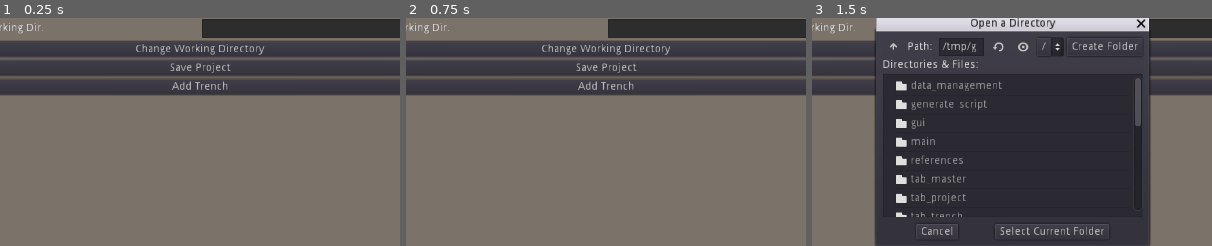
Above: before the commit, frames 1-3 (left to right).
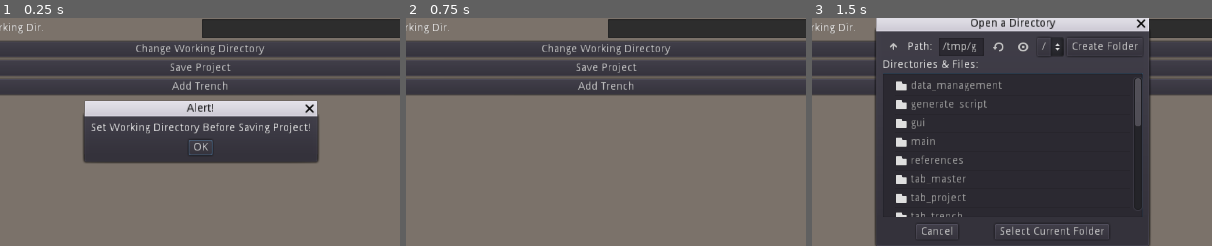
Above: after the commit, the same moments.

Repository: cypher31/trench_logger_plus
Game: Godot game, scene res://main/main.tscn
Same seed, same stepped clock (60 frames per second), same inputs: the game is played once before the commit and once after it. The engine's default icon, where the game draws it, is replaced by a stand-in: a white triangle on a blue panel in a dark square.
Inputs (mouse positions are % of the whole screen's width and height, from its top left):
- Up to frame 1 (0.25 s): no input
- Up to frame 2 (0.75 s): click (73, 10) at 0.52 s; type "Alex" at 0.6 s
- Up to frame 3 (1.5 s): click (73, 15) at 0.75 s; type "Alex" at 0.83 s; click (73, 20) at 0.98 s; type "Alex" at 1.07 s; click "Change Working Directory" at 1.25 s
The pictures show only the part of the screen within x 25-75%, y 22-72%; the shares and areas given below are measured in that part.

The runs differ from the first frame. In frame 1, 16% of the frame differs, in the area x 20-80%, y 36-64%; in frame 2, nothing differs; in frame 3, nothing differs.
Error before the commit: Parse Error: The method "generate_script" isn't declared in the current class. (res://tab_trench/tab_trench.gd:64)

Commit message:
Start script generator
*Set up dictionaries that will hold data
*Send data to script generator
*Start formatting data into lines for lisp

Diff:
--- a/data_management/data_management.gd
+++ b/data_management/data_management.gd
@@ -48,5 +48,5 @@
 		save_project.store_line(to_json(data_trench))
 		save_project.close()
 	else: #throw error - call popup
-		get_tree().get_root().get_node("main/gui/set_working_dir_warning").popup_centered()
+		get_tree().get_root().get_node("main/PanelContainer/gui/set_working_dir_warning").popup_centered()
 	return
--- a/generate_script/generate_script.gd
+++ b/generate_script/generate_script.gd
@@ -8,6 +8,56 @@
 func _ready():
 	pass # Replace with function body.
 
-# Called every frame. 'delta' is the elapsed time since the previous frame.
-#func _process(delta):
-#	pass
+func new_script(trench_specific_data, trench_row_data):
+	data_management.save_data() #save data before creating script
+	data_management.emit_signal("save_project")
+
+	var date = OS.get_date()
+	var date_formatted = str(date["month"]) + "/" + str(date["day"]) + "/" + str(date["year"])
+	var script_dict : Dictionary = {} #script dictionary
+
+	var trench_number = trench_specific_data["trench_number"]
+
+	script_dict[script_dict.size() + 1] = "; created " + date_formatted #key denotes the line number
+	script_dict[script_dict.size() + 1] = "(setq oldosmode (getvar \"OSMODE\"))"
+	script_dict[script_dict.size() + 1] = "OSMODE 0"
+	script_dict[script_dict.size() + 1] = "SNAP OFF"
+	script_dict[script_dict.size() + 1] = "-layout delete %s" % trench_number
+	script_dict[script_dict.size() + 1] = "layout s master"
+	script_dict[script_dict.size() + 1] = "-layout c master %s" % trench_number
+	script_dict[script_dict.size() + 1] = "layout s %s" % trench_number
+	script_dict[script_dict.size() + 1] = "clayer 0"
+	script_dict[script_dict.size() + 1] = "-Insert"
+	script_dict[script_dict.size() + 1] = "tlog"
+	script_dict[script_dict.size() + 1] = "0,0"
+	script_dict[script_dict.size() + 1] = "1"
+	script_dict[script_dict.size() + 1] = "1"
+	script_dict[script_dict.size() + 1] = "0"
+	script_dict[script_dict.size() + 1] = "Project Name: %s" % data_management.project_name
+	script_dict[script_dict.size() + 1] = "Project Number: %s" % data_management.project_number
+	script_dict[script_dict.size() + 1] = "Equipment: %s" % trench_specific_data["trench_equipment"]
+	script_dict[script_dict.size() + 1] = "Logged By: %s" % trench_specific_data["trench_logged_by"]
+	script_dict[script_dict.size() + 1] = "Date: %s" % date_formatted
+	script_dict[script_dict.size() + 1] = "Location: %s" % trench_specific_data["trench_location"]
+	script_dict[script_dict.size() + 1] = "Trench No.: %s" % trench_specific_data["trench_number"]
+	script_dict[script_dict.size() + 1] = "scale: 1in = %s ft" % trench_specific_data["trench_scale"]
+	script_dict[script_dict.size() + 1] = "Elevation: %s' MSL" % trench_specific_data["trench_elevation"]
+	script_dict[script_dict.size() + 1] = "Surface Slope: %s deg." % trench_specific_data["trench_slope"]
+	script_dict[script_dict.size() + 1] = "Trend: %s" % trench_specific_data["trench_trend"]
+	script_dict[script_dict.size() + 1] = "ucs m .2,.2" #something funky was up with this when messing at the office
+
+	#reference
+#	trench_project_dict["trench_date"] = trench_date
+#	trench_project_dict["trench_number"] = trench_number
+#	trench_project_dict["trench_location"] = trench_location
+#	trench_project_dict["trench_logged_by"] = trench_logged_by
+#	trench_project_dict["trench_equipment"] = trench_equipment
+#	trench_project_dict["trench_total_depth"] = trench_total_depth
+#	trench_project_dict["trench_elevation"] = trench_elevation
+#	trench_project_dict["trench_groundwater"] = trench_groundwater
+#	trench_project_dict["trench_scale"] = trench_scale
+#	trench_project_dict["trench_slope"] = trench_slope
+#	trench_project_dict["trench_trend"] = trench_trend
+
+	print(script_dict)
+	return
--- a/gui/gui.gd
+++ b/gui/gui.gd
@@ -26,339 +26,26 @@
 func _ready():
 	utility.output_node = $output
 
-#	$mc/hbox/vbox/button_run.connect("button_up", self, "get_data") # connect button to function
-#	$mc/hbox/vbox/button_run.connect("button_up", self, "send_data_to_visualize")
+	#for data management
+	data_management.connect("save_project", self, "save_data")
+#
+	project_name = $mc/hbox/vbox/tab_cont/Project/tab_master/vbox/mc/vbox/input_proj_name/user_input
+	project_number = $mc/hbox/vbox/tab_cont/Project/tab_master/vbox/mc/vbox/input_proj_number/user_input
+	user_initials = $mc/hbox/vbox/tab_cont/Project/tab_master/vbox/mc/vbox/input_user_initials/user_input
+	working_dir = $mc/hbox/vbox/tab_cont/Project/tab_master/vbox/mc/vbox/input_working_directory/user_input
 
-
-	#for data management
-#	data_management.connect("save_project", self, "save_data")
-#
-#	project_name = $mc/hbox/vbox/tab_cont/Project/tab_master/vbox/mc/vbox/input_proj_name/user_input
-#	project_number = $mc/hbox/vbox/tab_cont/Project/tab_master/vbox/mc/vbox/input_proj_number/user_input
-#	user_initials = $mc/hbox/vbox/tab_cont/Project/tab_master/vbox/mc/vbox/input_user_initials/user_input
-#	working_dir = $mc/hbox/vbox/tab_cont/Project/tab_master/vbox/mc/vbox/input_working_directory/user_input
-#	load_width = $mc/hbox/vbox/tab_cont/Loading/tab_master/vbox/mc/vbox/input_load_size_width/user_input
-#	load_length = $mc/hbox/vbox/tab_cont/Loading/tab_master/vbox/mc/vbox/input_load_size_length/user_input
-#	pressure = $mc/hbox/vbox/tab_cont/Loading/tab_master/vbox/mc/vbox/input_intensity/user_input
-#	x_loc = $mc/hbox/vbox/tab_cont/Loading/tab_master/vbox/mc/vbox/input_locationX/user_input
-#	y_loc = $mc/hbox/vbox/tab_cont/Loading/tab_master/vbox/mc/vbox/input_locationY/user_input
-#	resolution = $mc/hbox/vbox/tab_cont/Loading/tab_master/vbox/mc/vbox/input_resolution/user_input
-#	wall_height = $mc/hbox/vbox/tab_cont/Wall/tab_master/vbox/mc/vbox/input_height/user_input
-#	wall_resolution = $mc/hbox/vbox/tab_cont/Wall/tab_master/vbox/mc/vbox/input_resolution/user_input
-#	poissons = $mc/hbox/vbox/tab_cont/Soil/tab_master/vbox/mc/vbox/input_poisson/user_input
-#
-#	$mc/hbox/vbox/tab_cont/Project.connect("units_changed", self, "update_units")
-#
-#	get_tree().set_debug_collisions_hint(true)
+	save_data()
 	pass # Replace with function body.
-
-func get_data():
-	var load_data = $mc/hbox/vbox/tab_cont/Loading.get_data() # run get data function at loading node
-	var wall_data = $mc/hbox/vbox/tab_cont/Wall.get_data() # run get data function at wall node
-	var soil_data = $mc/hbox/vbox/tab_cont/Soil.get_data() # run get data function at soil node
-
-	data["load_data"] = load_data #add load data to dictionary
-	data["wall_data"] = wall_data #add wall data to dictionary
-	data["soil_data"] = soil_data #add soil data to dictionary
-	run_analysis(data)
-	pass
-
-func run_analysis(data): #need to add data type checks
-	var resultant : float = 0.0 # : float sets variable type
-	var y_bar : float = 0.0 # set type
-
-	var load_type : String = data["load_data"]["input_type"].to_lower()
-	var load_intensity : float= data["load_data"]["input_intensity"].to_float()
-	var load_location_x : float= data["load_data"]["input_locationX"].to_float() # distance to face of load (or center or point load)
-	var load_location_y : float = data["load_data"]["input_locationY"].to_float() # distance load is "off center" from point of interest on wall
-
-	#load area variables
-	var load_width : float = data["load_data"]["input_load_size_width"].to_float()
-	var load_length : float = data["load_data"]["input_load_size_length"].to_float()
-	var load_resolution : int = data["load_data"]["input_resolution"].to_float()
-
-	var wall_height : float = data["wall_data"]["input_height"].to_float()
-	var wall_resolution : float = data["wall_data"]["input_resolution"].to_float() # number of resultants along the wall to calculate
-	var wall_unit_height : float = wall_height / wall_resolution # unit length along wall : based on resolution
-
-	var soil_poisson : float = data["soil_data"]["input_poisson"].to_float()
-
-	var z : float = float(wall_unit_height) # analysis location along wall height
-
-	#analysis logic
-	if load_type == "point": # logic if user has selected a point load type
-		var resultants = calculate_point_resultant(load_intensity, load_location_x, load_location_y, wall_height, wall_resolution, wall_unit_height, z, soil_poisson)
-
-		var resultant_net = calculate_point_area(resultants)
-		var y_bar_calc = calculate_point_y_bar(resultants)
-
-		resultant = resultant_net[0]
-		y_bar = y_bar_calc
-
-		output_results(resultant, y_bar)
-		pass
-
-	if load_type == "area": # logic if an area load is selected
-		var unit_load_locations : Array = []
-
-		var dx : float = 0.0 # how much to tick position in x direction when moving to next row
-		var dy : float = 0.0 # how much to tick position in y direction when moving to next unit_load
-
-		#calculate number of unit loads
-		var unit_load_count : int = pow(load_resolution, 2)
-
-		#calculate unit area dimensions
-		var load_unit_width : float = load_width / load_resolution
-		var load_unit_length : float = load_length / load_resolution
-
-		dx = load_unit_width
-		dy = load_unit_length
-
-		var first_unit_load_position : Vector2 = Vector2(load_location_y, load_location_x) - Vector2(load_length / 2, 0) + Vector2(dy / 2,dx / 2)
-		var current_unit_load_position : Vector2 = first_unit_load_position # center of the unit_load
-		var next_unit_load_position : Vector2 = Vector2()
-
-		#calculate unit area intensity (point load)
-		load_intensity = load_intensity * load_unit_width * load_unit_length
-
-		#calculate load_intensity positions
-		for i in range(0, unit_load_count):
-			var position : Vector2 = current_unit_load_position
-
-			#append current position
-			unit_load_locations.append(position)
-
-			#get next position
-			if (int(i) % int(load_resolution - 1)) != 0 or i == 0:
-				next_unit_load_position = current_unit_load_position + Vector2(dy, 0)
-			elif (int(i) % int(load_resolution - 1)) == 0 && i != 0:
-				next_unit_load_position = Vector2(first_unit_load_position.x, current_unit_load_position.y + dx)
-				pass
-
-			current_unit_load_position = next_unit_load_position
-		pass
-
-		var answer : Array = [] # holds results from calculations
-		var resultant_array : Array = []
-		var y_bar_array : Array = []
-
-		for location in unit_load_locations:
-			load_location_x = location.y
-			load_location_y = location.x
-#
-			var resultants = calculate_point_resultant(load_intensity, load_location_x, load_location_y, wall_height, wall_resolution, wall_unit_height, z, soil_poisson)
-
-			for item in resultants:
-				resultant_array.append(item)
-				pass
-			pass
-
-		var resultant_net = calculate_point_area(resultant_array)
-
-		var y_bar_calc = calculate_point_y_bar(resultant_net[1])
-
-		output_results(resultant_net[0], y_bar_calc)
-		pass
-	pass
-
-func calculate_point_resultant(load_intensity, load_location_x, load_location_y, wall_height, wall_resolution, wall_unit_height, z, soil_poisson):
-	var resultant : float = 0.0 # : float sets variable type
-	var resultants = [] # holds calculated resultants
-
-	while z <= wall_height: # while z is less than the total wall height
-		var r : float = sqrt(pow(load_location_x,2) + pow(load_location_y,2)) # distance from z to wall face
-		var R : float = sqrt(pow(z,2) + pow(r,2)) # R variable from Bowles book
-		var p : float = 0.0 # resultant holder
-
-		var factor1 = load_intensity / (2 * PI) # first factor of general equation
-		var factor2 = (3 * pow(r,2) * z) / pow(R,5) # second factor of general equation
-		var factor3 = (1 - 2 * soil_poisson) / (R*(R+z)) # third factor of general equation
-
-		p =  factor1 * (factor2 - factor3) # calculate sigma r (general equation)
-
-#		if z < 2.5: #for hand calc checking, set this value for the depth you are calculating
-#			print("NEW RUN~~~~~~~~~~~~~~~~~~~~~~~~~~~~~~")
-#			print(load_location_x)
-#			print(load_location_y)
-#			print(r)
-#			print(z)
-#			print(R)
-#			print(factor1)
-#			print(factor2)
-#			print(factor3)
-#			print(p)
-
-		resultants.append([p, z]) # add data for this depth point to resultant array
-		z += wall_unit_height # increment z by the unit wall length
-		pass
-
-	var load_type : String = data["load_data"]["input_type"].to_lower()
-
-	return resultants
-
-
-func calculate_point_area(r): # calculate the area beneath the trapezoid generated by connecting resultant ends
-							# method of trapezoids
-	var load_type : String = data["load_data"]["input_type"].to_lower()
-	var wall_height : float = data["wall_data"]["input_height"].to_float()
-
-	var i : int = 0
-	var resultant_row_dict : Dictionary = {}
-	var resultant_rows_summed : Array = []
-
-	for resultant in r:
-		if resultant_row_dict.has(str(resultant[1])):
-			resultant_row_dict[str(resultant[1])].append(resultant[0])
-		else:
-			resultant_row_dict[str(resultant[1])] = [resultant[0]]
-		pass
-
-	var resultant_row_sum_array : Array = []
-
-	for key in resultant_row_dict:
-		var resultants_sum : float = 0.0
-		for resultant in resultant_row_dict[key]:
-			resultants_sum += resultant
-			pass
-		resultant_row_sum_array.append(resultants_sum)
-		pass
-
-	var a = 0 # assume top of wall sees no load
-	var b = wall_height # height of wall
-	var n = resultant_row_sum_array.size() # total number of points along wall to calculate
-
-	var factor1 = (b - a) / (2 * n) # (b - a) / 2 * n : is the first factor of area of sequential trapezoids
-
-	var area_sum : float = 0.0  #sum of 2 * y # : series of trapezoids method
-
-	for i in resultant_row_sum_array:
-		if i != resultant_row_sum_array.back():
-			area_sum += 2 * i
-		else:
-			area_sum += i
-		pass
-
-	var total_area : float = factor1 * area_sum
-
-	data_to_send = resultant_row_sum_array
-
-	return [total_area, resultant_row_dict]
-
-func calculate_point_y_bar(r):
-	var resultants_parsed : Array = []
-
-	if typeof(r) == TYPE_DICTIONARY:
-		for key in r:
-			var resultants_sum : float = 0.0
-			for resultant in r[key]:
-				resultants_sum += resultant
-				pass
-			resultants_parsed.append([resultants_sum, float(key)])
-			pass
-	elif typeof(r) == TYPE_ARRAY:
-		resultants_parsed = r
-		pass
-
-	r = resultants_parsed
-
-	var centroid : Vector2 = Vector2(0,0) #centroid of load
-	var signed_area : float = 0.0
-
-	var x0 : float = 0.0 #current vertex
-	var y0 : float = 0.0 #current vertex
-	var x1 : float = 0.0 #next vertex
-	var y1 : float = 0.0 #next vertex
-	var a : float = 0.0 #partial signed area
-
-	var i : int = 0
-	#for all verticies except last
-	for j in range(0, r.size()-1):
-		x0 = r[j][1]
-		y0 = r[j][0]
-		x1 = r[j+1][1]
-		y1 = r[j+1][0]
-
-		signed_area += a
-		a = x0*y1 - x1*y0
-		centroid.x += (x0 + x1) * a
-		centroid.y += (y0 + y1) * a
-
-		i += 1
-		pass
-
-	x0 = r[i][1]
-	y0 = r[i][0]
-	x1 = r[0][1]
-	y1 = r[0][0]
-
-	a = x0*y1 - x1*y0
-	signed_area *= 0.5
-
-	centroid.x /= (signed_area * 6.0)
-	centroid.y /= (signed_area * 6.0)
-
-	return centroid[0]
-
-func output_results(resultant, y_bar):
-	$mc/hbox/vbox/output.set_text(str("R = " + str(resultant) + " " + force + "\ny_bar = " + str(y_bar) + " " + distance + " : from top of wall")) # output solution to program console
-	pass
-
-
-func send_data_to_visualize():
-	var data : Array = data_to_send
-
-	$mc/hbox/vbox2/scene_visualize_loads/Panel.set_data(data)
-	pass
-
 
 func save_data():
 	data_management.project_name = project_name.get_text()
-	data_management.dictionary_save["project_name"] = data_management.project_name
+	data_management.dictionary_project_data["project_name"] = data_management.project_name
 	data_management.project_number = project_number.get_text()
-	data_management.dictionary_save["project_number"] = data_management.project_number
+	data_management.dictionary_project_data["project_number"] = data_management.project_number
 	data_management.user_initials = user_initials.get_text()
-	data_management.dictionary_save["user_initials"] = data_management.user_initials
+	data_management.dictionary_project_data["user_initials"] = data_management.user_initials
 	data_management.working_dir = working_dir.get_text()
-	data_management.dictionary_save["working_dir"] = data_management.working_dir
-	data_management.load_width = load_width.get_text()
-	data_management.dictionary_save["load_width"] = data_management.load_width
-	data_management.load_length = load_length.get_text()
-	data_management.dictionary_save["load_length"] = data_management.load_length
-	data_management.pressure = pressure.get_text()
-	data_management.dictionary_save["pressure"] = data_management.pressure
-	data_management.x_loc = x_loc.get_text()
-	data_management.dictionary_save["x_loc"] = data_management.x_loc
-	data_management.y_loc = y_loc.get_text()
-	data_management.dictionary_save["y_loc"] = data_management.y_loc
-	data_management.resolution = resolution.get_text()
-	data_management.dictionary_save["resolution"] = data_management.resolution
-	data_management.wall_height = wall_height.get_text()
-	data_management.dictionary_save["wall_height"] = data_management.wall_height
-	data_management.wall_resolution = wall_resolution.get_text()
-	data_management.dictionary_save["wall_resolution"] = data_management.wall_resolution
-	data_management.poissons = poissons.get_text()
-	data_management.dictionary_save["poissons"] = data_management.poissons
-
+	data_management.dictionary_project_data["working_dir"] = data_management.working_dir
+	print(project_name.get_text())
 	data_management.save_data()
 	pass
-
-
-func update_units():
-	#change units depending on what is currently set
-	if distance == "ft":
-		distance = "m"
-		pressure_unit = "kN/m^2"
-		force = "kN/m"
-	else:
-		distance = "ft"
-		pressure_unit = "psf"
-		force = "lb/ft"
-
-	$mc/hbox/vbox/tab_cont/Loading/tab_master/vbox/mc/vbox/input_load_size_width/input_units.set_text(distance)
-	$mc/hbox/vbox/tab_cont/Loading/tab_master/vbox/mc/vbox/input_load_size_length/input_units.set_text(distance)
-	$mc/hbox/vbox/tab_cont/Loading/tab_master/vbox/mc/vbox/input_intensity/input_units.set_text(pressure_unit)
-	$mc/hbox/vbox/tab_cont/Loading/tab_master/vbox/mc/vbox/input_locationX/input_units.set_text(distance)
-	$mc/hbox/vbox/tab_cont/Loading/tab_master/vbox/mc/vbox/input_locationY/input_units.set_text(distance)
-	$mc/hbox/vbox/tab_cont/Wall/tab_master/vbox/mc/vbox/input_height/input_units.set_text(distance)
-
-	pass
--- a/gui/gui.tscn
+++ b/gui/gui.tscn
@@ -42,7 +42,6 @@
 tab_align = 0
 
 [node name="Project" parent="mc/hbox/vbox/tab_cont" instance=ExtResource( 2 )]
-editor/display_folded = true
 anchor_right = 1.0
 margin_top = 24.0
 margin_right = 0.0
@@ -66,6 +65,14 @@
 rect_min_size = Vector2( 0, 0 )
 
 [node name="input_proj_number" parent="mc/hbox/vbox/tab_cont/Project/tab_master/vbox/mc/vbox" index="0"]
+editor/display_folded = false
+margin_right = 952.0
+
+[node name="input_label" parent="mc/hbox/vbox/tab_cont/Project/tab_master/vbox/mc/vbox/input_proj_number" index="0"]
+margin_right = 474.0
+
+[node name="user_input" parent="mc/hbox/vbox/tab_cont/Project/tab_master/vbox/mc/vbox/input_proj_number" index="1"]
+margin_left = 478.0
 margin_right = 952.0
 
 [node name="input_proj_name" parent="mc/hbox/vbox/tab_cont/Project/tab_master/vbox/mc/vbox" index="1"]
@@ -74,22 +81,20 @@
 [node name="input_user_initials" parent="mc/hbox/vbox/tab_cont/Project/tab_master/vbox/mc/vbox" index="2"]
 margin_right = 952.0
 
-[node name="input_proj_units" parent="mc/hbox/vbox/tab_cont/Project/tab_master/vbox/mc/vbox" index="3"]
+[node name="input_working_directory" parent="mc/hbox/vbox/tab_cont/Project/tab_master/vbox/mc/vbox" index="3"]
 margin_right = 952.0
 
-[node name="input_working_directory" parent="mc/hbox/vbox/tab_cont/Project/tab_master/vbox/mc/vbox" index="4"]
+[node name="button_working_dir" parent="mc/hbox/vbox/tab_cont/Project/tab_master/vbox/mc/vbox" index="4"]
 margin_right = 952.0
 
-[node name="button_working_dir" parent="mc/hbox/vbox/tab_cont/Project/tab_master/vbox/mc/vbox" index="5"]
+[node name="button_save_data" parent="mc/hbox/vbox/tab_cont/Project/tab_master/vbox/mc/vbox" index="5"]
 margin_right = 952.0
 
-[node name="button_save_data" parent="mc/hbox/vbox/tab_cont/Project/tab_master/vbox/mc/vbox" index="6"]
-margin_right = 952.0
-
-[node name="button_add_trench" parent="mc/hbox/vbox/tab_cont/Project/tab_master/vbox/mc/vbox" index="7"]
+[node name="button_add_trench" parent="mc/hbox/vbox/tab_cont/Project/tab_master/vbox/mc/vbox" index="6"]
 margin_right = 952.0
 
 [node name="TP-1" parent="mc/hbox/vbox/tab_cont" instance=ExtResource( 3 )]
+editor/display_folded = true
 visible = false
 margin_top = 24.0
 margin_right = 0.0
@@ -117,6 +122,8 @@
 
 [editable path="mc/hbox/vbox/tab_cont/Project/tab_master"]
 
+[editable path="mc/hbox/vbox/tab_cont/Project/tab_master/vbox/mc/vbox/input_proj_number"]
+
 [editable path="mc/hbox/vbox/tab_cont/TP-1"]
 
 [editable path="mc/hbox/vbox/tab_cont/TP-1/tab_master"]
--- a/main/main.tscn
+++ b/main/main.tscn
@@ -24,4 +24,7 @@
 margin_right = 1031.0
 margin_bottom = 607.0
 
+[node name="mc" parent="PanelContainer/gui" index="0"]
+editor/display_folded = true
+
 [editable path="PanelContainer/gui"]
--- a/project.godot
+++ b/project.godot
@@ -23,6 +23,7 @@
 
 utility="*res://utility.gd"
 data_management="*res://data_management/data_management.gd"
+generate_script="*res://generate_script/generate_script.gd"
 
 [display]
 
--- a/tab_trench/tab_trench.gd
+++ b/tab_trench/tab_trench.gd
@@ -15,14 +15,15 @@
 var trench_trend : String
 var trench_row_data : Dictionary
 
-var trench_dict : Dictionary = {
-
-	}
+var trench_project_dict : Dictionary = {}
+var trench_dict : Dictionary = {}
 
 # Called when the node enters the scene tree for the first time.
 func _ready():
 	$tab_master/vbox/mc/vbox/button_add_row.connect("button_up", self, "add_row")
 	$tab_master/vbox/mc/vbox/trench_descriptions/vbox_right/button_script.connect("button_up", self, "new_script")
+
+	$tab_master/vbox/mc/vbox/trench_descriptions/vbox_left/user_input_trench_number/user_input.set_text(get_name())
 	pass # Replace with function body.
 
 func add_row():
@@ -43,6 +44,18 @@
 	trench_slope = $tab_master/vbox/mc/vbox/trench_descriptions/vbox_right/user_input_slope/user_input.get_text()
 	trench_trend = $tab_master/vbox/mc/vbox/trench_descriptions/vbox_right/user_input_trend/user_input.get_text()
 
+	trench_project_dict["trench_date"] = trench_date
+	trench_project_dict["trench_number"] = trench_number
+	trench_project_dict["trench_location"] = trench_location
+	trench_project_dict["trench_logged_by"] = trench_logged_by
+	trench_project_dict["trench_equipment"] = trench_equipment
+	trench_project_dict["trench_total_depth"] = trench_total_depth
+	trench_project_dict["trench_elevation"] = trench_elevation
+	trench_project_dict["trench_groundwater"] = trench_groundwater
+	trench_project_dict["trench_scale"] = trench_scale
+	trench_project_dict["trench_slope"] = trench_slope
+	trench_project_dict["trench_trend"] = trench_trend
+
 	var trench_data = $tab_master/vbox/mc/vbox/ScrollContainer/trench_data
 	var trench_rows = trench_data.get_children()
 
@@ -54,13 +67,15 @@
 
 		trench_row_data.clear()
 		pass
-	return trench_dict
+	return [trench_project_dict, trench_dict]
 
 
 func new_script():
 	var trench_name : String = get_name()
 	data_management.dictionary_trench_data[trench_name] = update_trench_dict() #send data to be saved
 
-	generate_script(data_management.dictionary_trench_data[trench_name])
+	var data = data_management.dictionary_trench_data[trench_name]
+
+	generate_script.new_script(data[0], data[1])
 
 	pass
